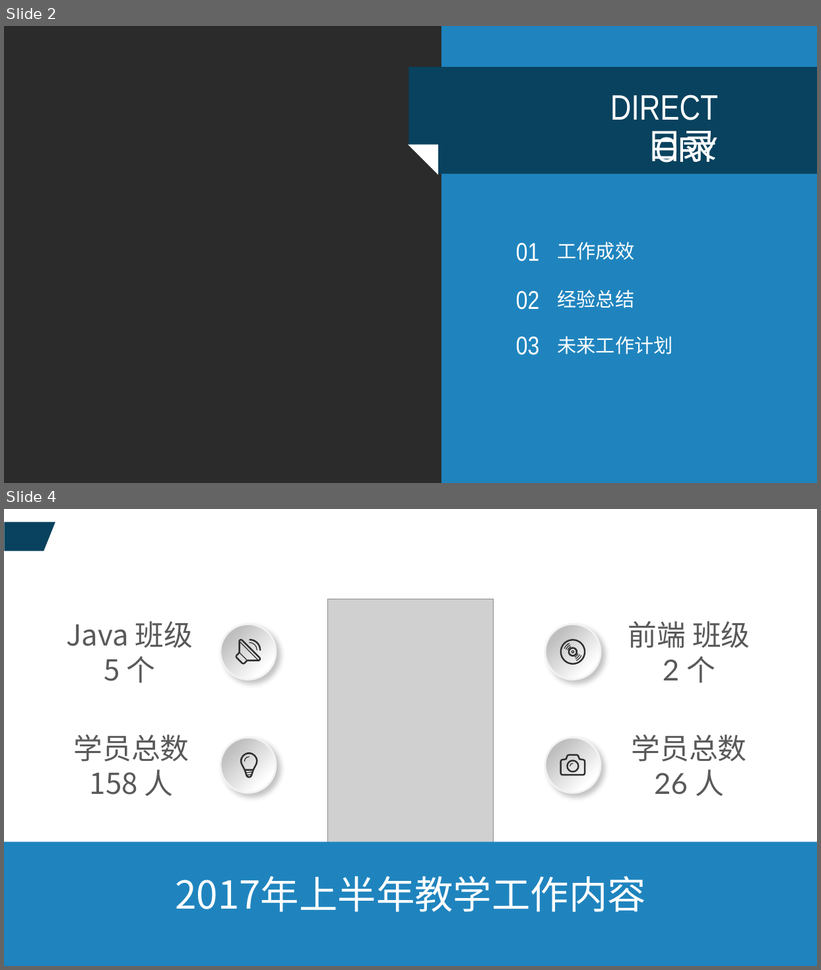
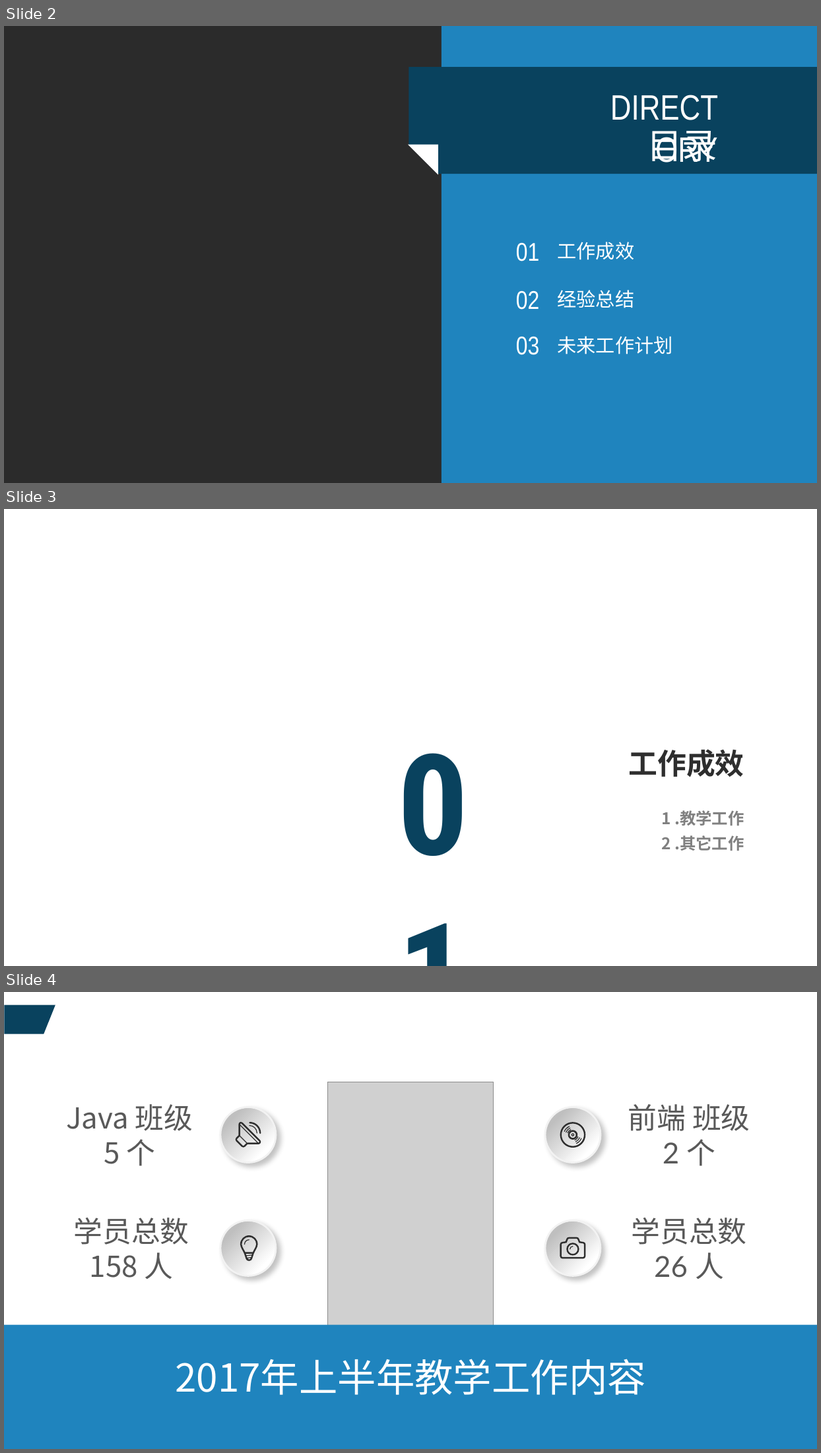
Before and after one commit to Ovaphlow/ovaphlow-config.files, a slide deck: 王绪楠.pptx. Shown one above the other, each under a label of ours: slides 2 and 4 before the commit, slides 2, 3 and 4 after it; the slides between them are not shown. The pictures are 821x970 and 821x1453 pixels, drawn with LibreOffice and Linux fonts; fonts in the diff are those of the drawing; grey boxes stand for pictures; background and template pictures are left out; a plain dark background stands for a picture behind light text. Boxes give left, top, right and bottom in pixels: in the first picture for what was removed or moved away, otherwise in the second. Text is boxed around its words. In the diff, an @@ line names an element or a change of style, - is before the commit and + after.

```diff
--- a/王绪楠.pptx
+++ b/王绪楠.pptx
@@ slide 3 added at (x1=4, y1=509, x2=817, y2=966), background picture (left out) @@
@@ text added at (x1=393, y1=712, x2=541, y2=889), 175.1 pt, text #09425E, bold @@
+01
@@ text added at (x1=628, y1=749, x2=744, y2=777), 36 pt, text #2E2E2E, bold @@
+工作成效
@@ text added at (x1=661, y1=811, x2=744, y2=826), 20 pt, text #808080, bold @@
+1 .教学工作
@@ text added at (x1=661, y1=836, x2=744, y2=851), 20 pt, text #808080, bold @@
+2 .其它工作
```
Also in this commit, not shown: 3 slides changed, 4 other slides added, 2 slides removed, 1 other file.
